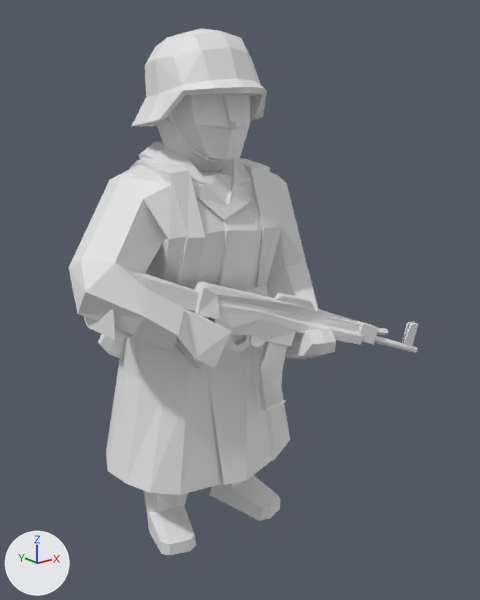
The glTF model web/public/pezzi/bulge_german_airborne_0.glb as it was, and as the next commit left it.
Both versions are drawn from a camera (50 mm lens) standing at (-0.249, -0.319, 0.29) and looking at (0.004, -0.003, 0.163). Every picture has the same lights, and +X, +Y and +Z are marked at lower left. The older version comes first. Materials are left out; every surface is plain grey. Vertices at exactly the same position are counted once.

In view in the first picture: 'geometry_0'.
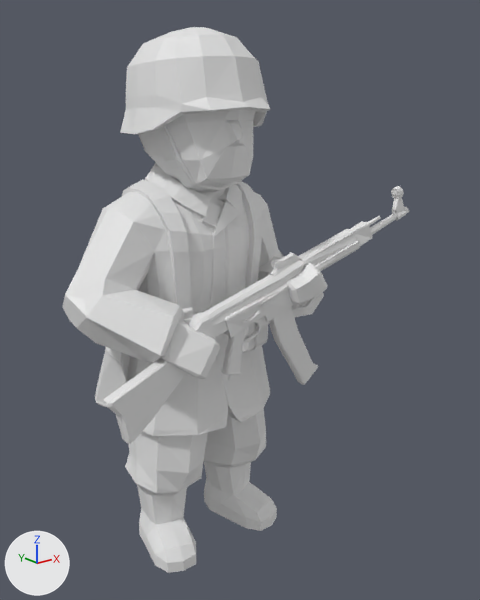
Boxes (x1, y1, x2, y2) around the edits, measured in the pictures (480 x 600 px):
'geometry_0', reshaped
    before: (69, 28, 418, 555)
    after: (62, 27, 409, 573)
part 1 of me_geometry_0, rebuilt (6% wider, 54% taller)
    before: (69, 141, 319, 495)
    after: (62, 27, 328, 573)
part 2 of me_geometry_0, deleted
    before: (84, 94, 418, 555)
part 3 of me_geometry_0, reshaped
    before: (98, 28, 365, 485)
    after: (95, 126, 409, 408)

Patch to the scene script:
```diff
--- a/web/public/pezzi/bulge_german_airborne_0.glb.py
+++ b/web/public/pezzi/bulge_german_airborne_0.glb.py
@@ me_geometry_0 @@
 # used by ob_geometry_0; location = (0.0, 0.0, 0.0)
-me_geometry_0.from_pydata(...)  # 737 vertices, 1388 faces; spans x -0.104..0.104, y -0.069..0.069, z 0.0..0.324
+me_geometry_0.from_pydata(...)  # 2121 vertices, 4196 faces; spans x -0.108..0.108, y -0.056..0.056, z 0.0..0.324
+# me_geometry_0 part 1: the loose piece of 179 vertices spanning x -0.104..0.067, y -0.038..0.069, z 0.05..0.261 is rebuilt with 1070 vertices and now spans x -0.108..0.056, y -0.056..0.056, z 0.0..0.324
+# me_geometry_0 part 2: 11 loose pieces with 260 vertices, spanning x -0.098..0.104, y -0.069..0.069, z 0.0..0.297, are deleted
+# me_geometry_0 part 3: 298 vertices removed from x -0.087..0.067, y -0.058..0.069, z 0.05..0.324; 1051 vertices added at x -0.081..0.108, y -0.052..0.056, z 0.099..0.277
```
